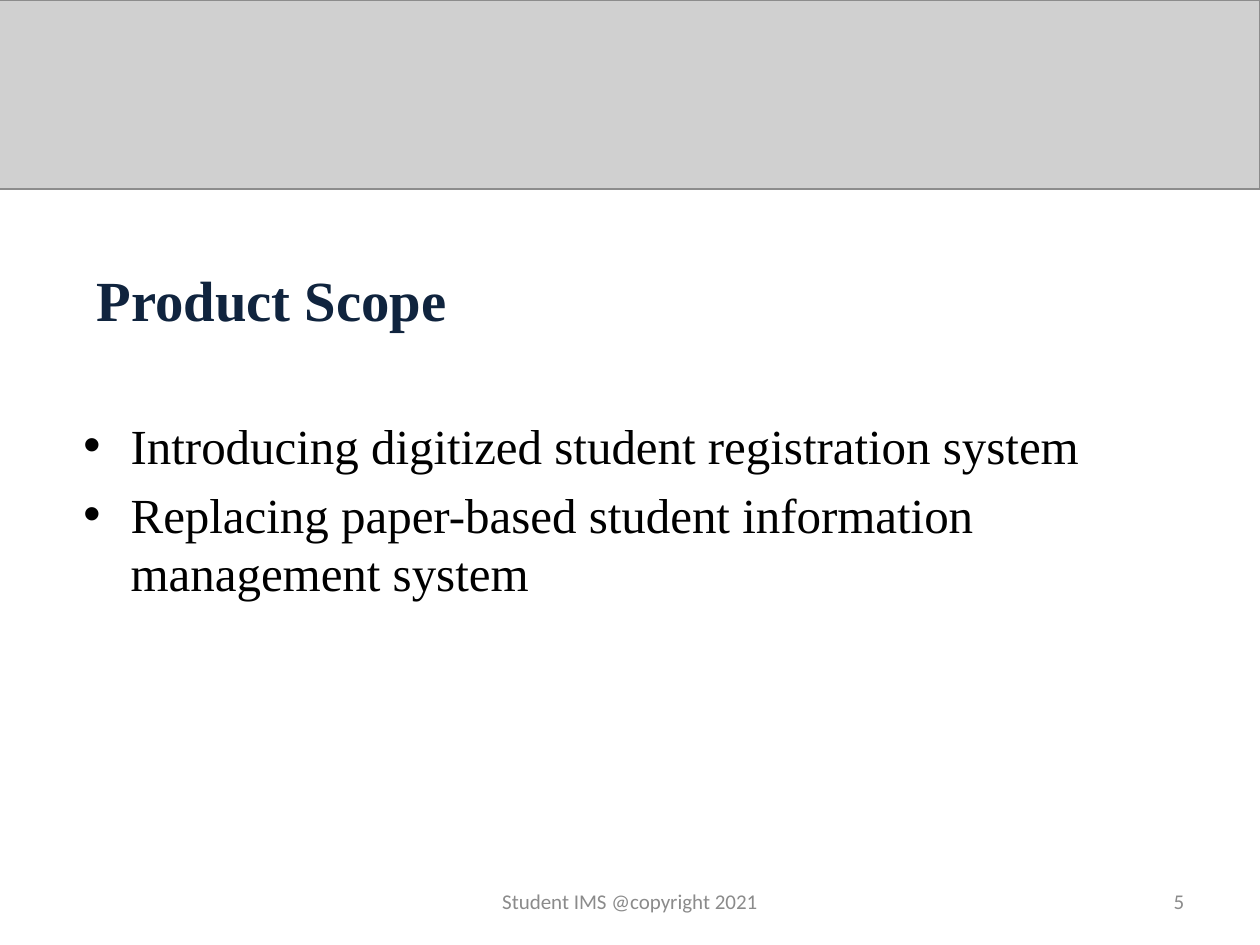
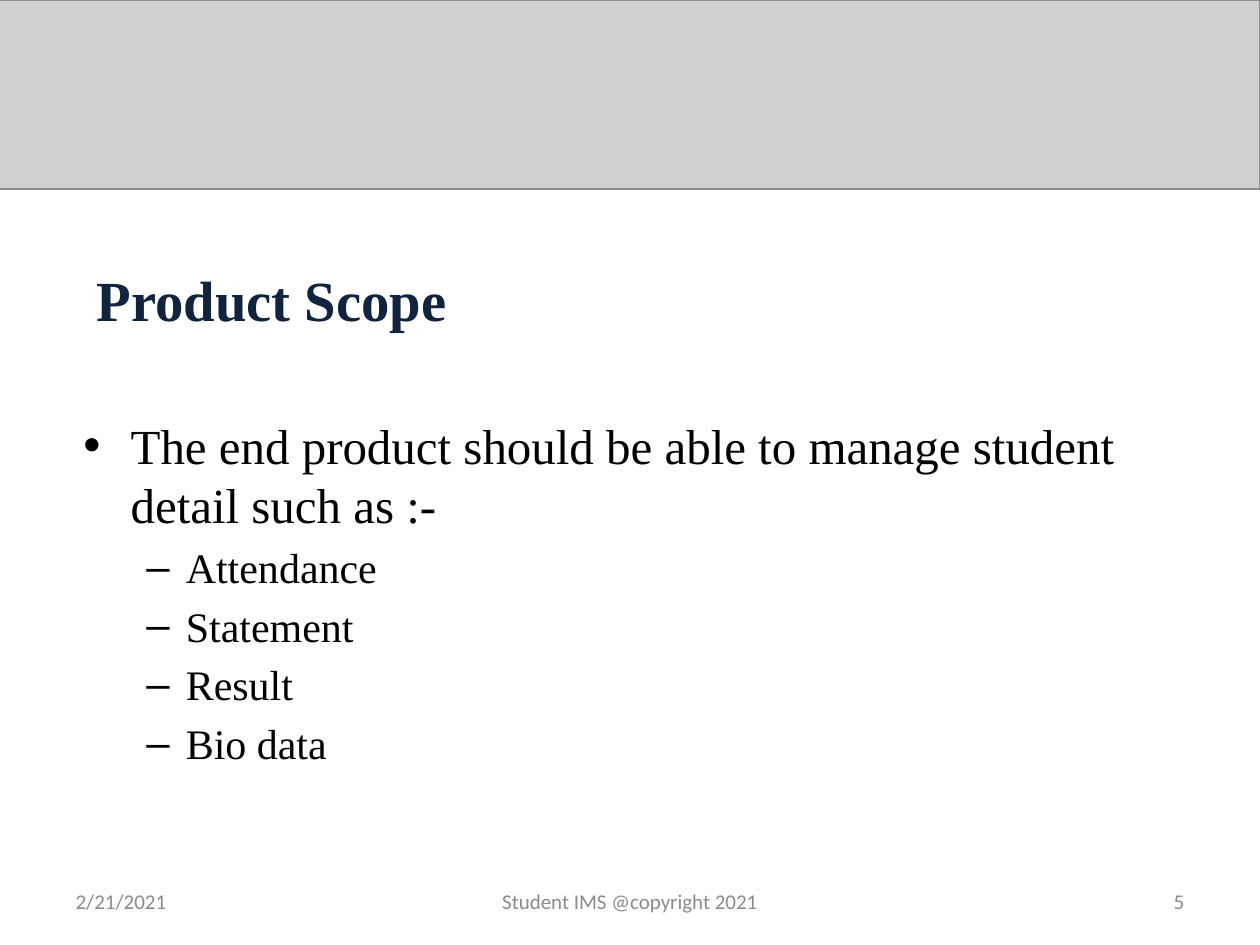
Before and after one commit to github-rinzin/documentation, a slide deck: slide 5 of fifth_review.pptx. Drawn at 1260x945 pixels with LibreOffice and Linux fonts; fonts in the diff are those of the drawing; grey boxes stand for pictures. Boxes give left, top, right and bottom in pixels: in the first picture for what was removed or moved away, otherwise in the second. Text is boxed around its words. In the diff, an @@ line names an element or a change of style, - is before the commit and + after.

```diff
--- a/fifth_review.pptx
+++ b/fifth_review.pptx
@@ text at (131, 430, 1114, 760): text changed @@
-• Introducing digitized student registration system
-• Replacing paper-based student information management system
+• The end product should be able to manage student detail such as :-
+  – Attendance
+  – Statement
+  – Result
+  – Bio data
@@ text added at (76, 894, 167, 910), 12 pt, text #8C8C8C @@
+2/21/2021
```
Also in this commit, not shown: 8 other slides changed.
